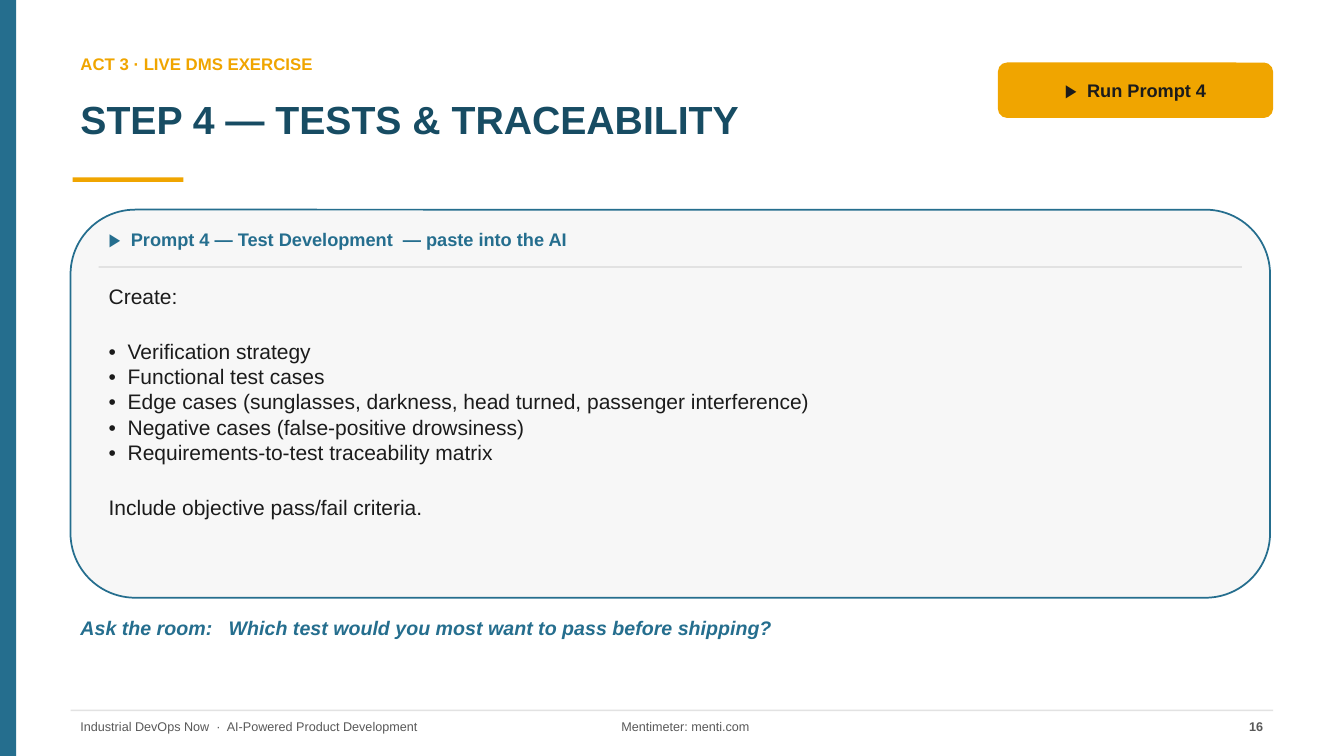
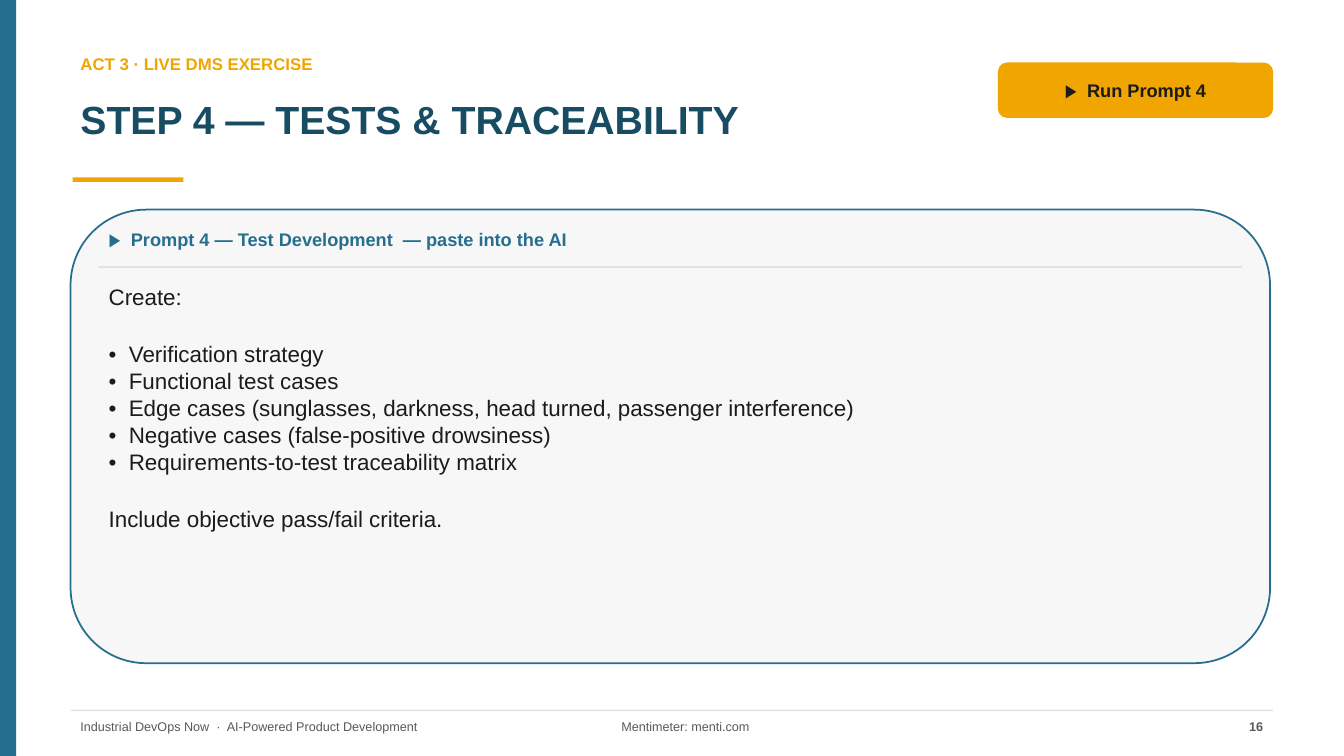
Before and after one commit to rockinryeman/SDLC-Workshop, a slide deck: slide 16 of dms-workshop/AI-Powered-Product-Development_DMS.pptx. Drawn at 1344x756 pixels with LibreOffice and Linux fonts; fonts in the diff are those of the drawing. Boxes give left, top, right and bottom in pixels: in the first picture for what was removed or moved away, otherwise in the second. Text is boxed around its words. In the diff, an @@ line names an element or a change of style, - is before the commit and + after.

```diff
--- a/dms-workshop/AI-Powered-Product-Development_DMS.pptx
+++ b/dms-workshop/AI-Powered-Product-Development_DMS.pptx
@@ rounded rectangle resized from (x1=71, y1=210, x2=1270, y2=598) to (x1=71, y1=210, x2=1270, y2=663) @@
@@ text "Create:" at (x1=109, y1=289, x2=853, y2=532): size 15 to 16 pt @@
@@ text removed at (x1=80, y1=620, x2=772, y2=639) @@
-Ask the room: Which test would you most want to pass before shipping?
```
Also in this commit, not shown: 4 other slides changed, 2 other files.
